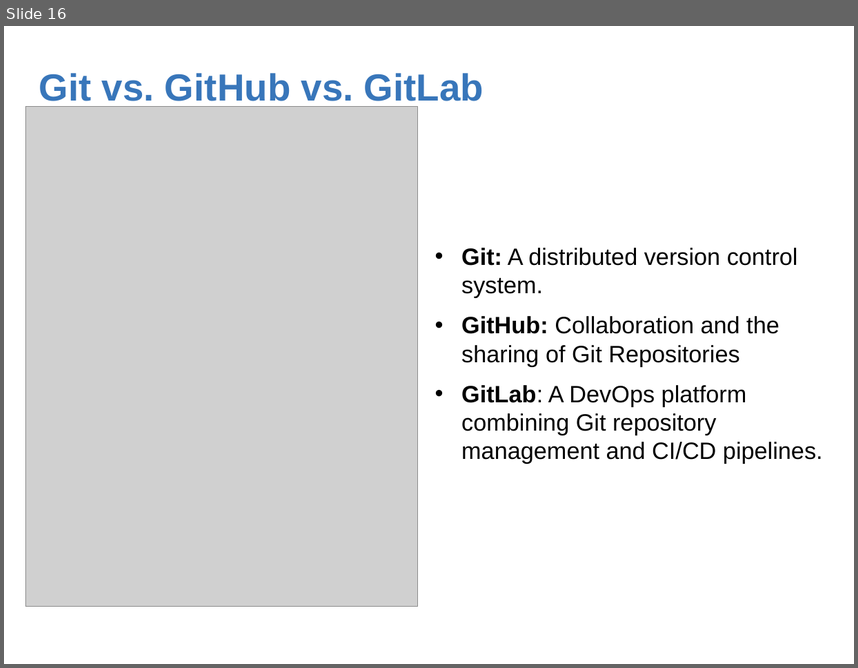
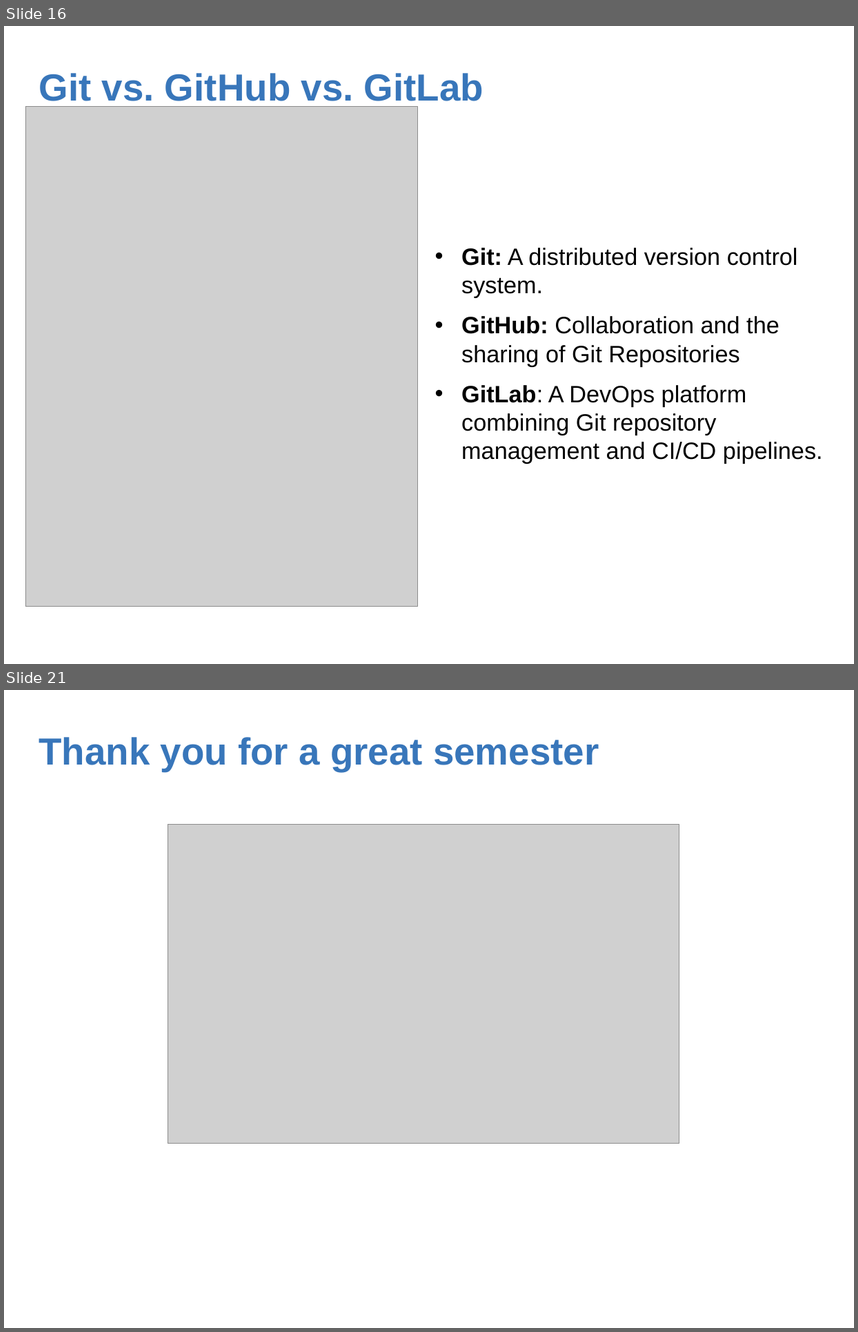
Before and after one commit to mcgarrymvcu/githubtest, a slide deck: info465_cicd.pptx. Shown one above the other, each under a label of ours: slide 16 before the commit, slides 16 and 21 after it; the slides between them are not shown. The pictures are 858x668 and 858x1332 pixels, drawn with LibreOffice and Linux fonts; fonts in the diff are those of the drawing; grey boxes stand for pictures. Boxes give left, top, right and bottom in pixels: in the first picture for what was removed or moved away, otherwise in the second. Text is boxed around its words. In the diff, an @@ line names an element or a change of style, - is before the commit and + after.

```diff
--- a/info465_cicd.pptx
+++ b/info465_cicd.pptx
@@ slide 21 added at <box>4,690,854,1328</box>, background #FFFFFF @@
@@ text added at <box>39,737,599,771</box>, 32 pt, text #3876BA, bold @@
+Thank you for a great semester
@@ picture added at <box>168,825,680,1143</box> @@
```
Also in this commit, not shown: 2 slides changed, 2 other slides added, 1 slide removed.
